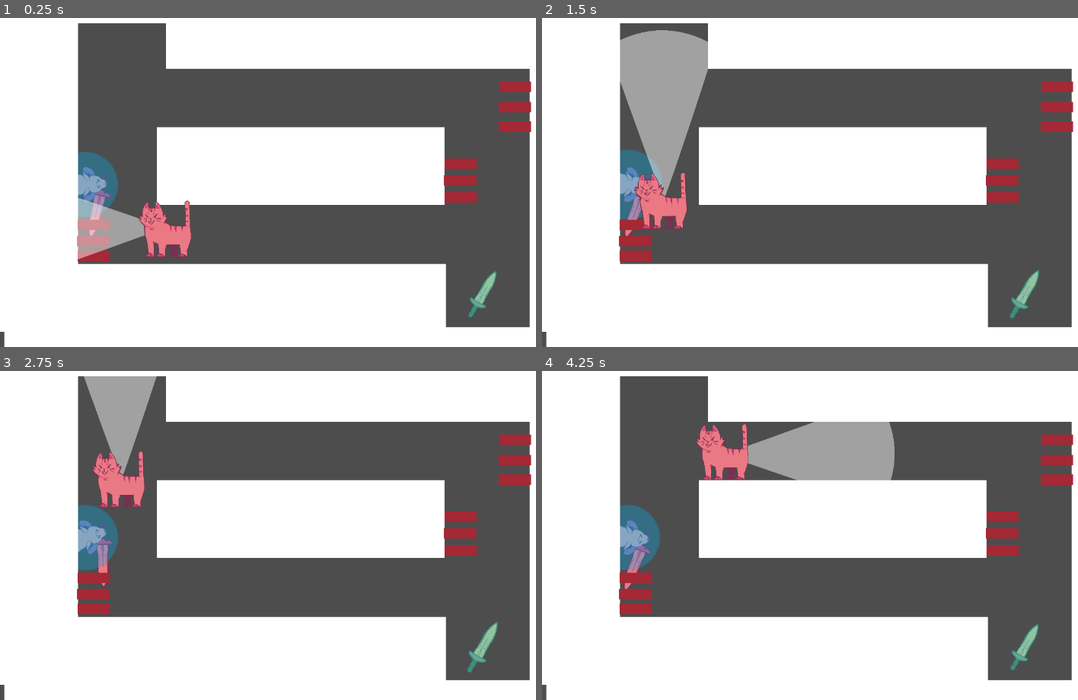
Above: before the commit, frames 1-4 (two rows, left to right).
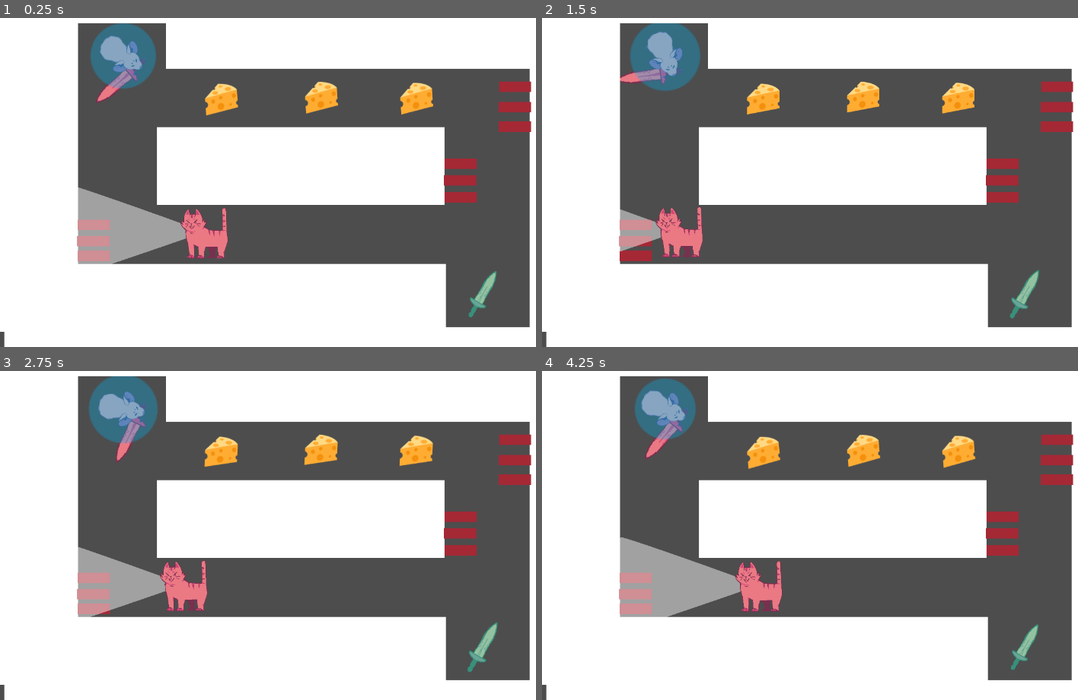
Above: after the commit, the same moments.

Repository: antimundo/rat-and-furrius
Game: Godot game, scene res://scenes/gameplay/levels/level_1.tscn
Two runs of this game, one before a commit and one after it. Both use one fixed random seed, a clock stepped at 60 frames per second and the inputs below. This scene is started directly instead of the project's main scene. Sound files missing from this copy of the repository are replaced by a short silence.
Inputs (mouse positions are in pixels of both pictures, inside the frame that each line leads up to):
- Up to frame 1 (0.25 s): no input
- Up to frame 2 (1.5 s): move the mouse to (981, 159) at 0.52 s; move the mouse to (724, 192) at 1.27 s
- Up to frame 3 (2.75 s): move the mouse to (364, 453) at 2.02 s
- Up to frame 4 (4.25 s): move the mouse to (815, 598) at 2.77 s; move the mouse to (1029, 581) at 3.52 s

The runs differ from the first frame. In frame 1, 7.1% of the frame differs, in the area x 14-81%, y 1-75%; in frame 2, 9.8%; in frame 3, 8.8%; in frame 4, 13%, in the area x 14-93%, y 2-91%.

Commit message:
Level Manager Update

Diff:
--- a/scenes/gameplay/level_manager.gd
+++ b/scenes/gameplay/level_manager.gd
@@ -15,6 +15,8 @@
 	propagate_call("connect_player_caught", [self])
 
 func _on_player_caught() -> void:
+	if OS.is_debug_build():
+		get_tree().reload_current_scene()
 	restart_level.emit(cheese_container)
 
 func _on_player_entered_goal() -> void:
--- a/scenes/gameplay/levels/level_0.tscn
+++ b/scenes/gameplay/levels/level_0.tscn
@@ -1,10 +1,10 @@
 [gd_scene load_steps=10 format=3 uid="uid://bcnimij4eaggj"]
 
-[ext_resource type="PackedScene" uid="uid://bijr1niobi180" path="res://scenes/gameplay/player.tscn" id="1_b3dob"]
+[ext_resource type="PackedScene" uid="uid://bijr1niobi180" path="res://scenes/gameplay/player/player.tscn" id="1_b3dob"]
 [ext_resource type="Script" path="res://scenes/gameplay/level_manager.gd" id="1_fgpct"]
 [ext_resource type="Texture2D" uid="uid://dkcvyxgemb5eo" path="res://assets/sprites/square.svg" id="2_0na1j"]
-[ext_resource type="PackedScene" uid="uid://xebbo3bo5tth" path="res://scenes/gameplay/goal.tscn" id="3_hc02h"]
-[ext_resource type="PackedScene" uid="uid://2gyekiekmnc4" path="res://scenes/gameplay/time_cheese.tscn" id="5_2eoy1"]
+[ext_resource type="PackedScene" uid="uid://xebbo3bo5tth" path="res://scenes/gameplay/props/goal.tscn" id="3_hc02h"]
+[ext_resource type="PackedScene" uid="uid://bxanlhtgoexvp" path="res://scenes/gameplay/props/time_cheese.tscn" id="5_2eoy1"]
 [ext_resource type="PackedScene" uid="uid://ccn4q36ow8uji" path="res://scenes/gameplay/weapons/weapon_pick.tscn" id="6_rty11"]
 [ext_resource type="PackedScene" uid="uid://b80k0bgl3c61d" path="res://scenes/gameplay/enemies/patrol_cat.tscn" id="7_l6135"]
 
--- a/scenes/gameplay/levels/level_1.tscn
+++ b/scenes/gameplay/levels/level_1.tscn
@@ -1,21 +1,21 @@
 [gd_scene load_steps=10 format=3 uid="uid://d1rlaax0lm88e"]
 
 [ext_resource type="Script" path="res://scenes/gameplay/level_manager.gd" id="1_wct6m"]
-[ext_resource type="PackedScene" uid="uid://bijr1niobi180" path="res://scenes/gameplay/player.tscn" id="2_6pa5f"]
+[ext_resource type="PackedScene" uid="uid://bijr1niobi180" path="res://scenes/gameplay/player/player.tscn" id="2_6pa5f"]
 [ext_resource type="Texture2D" uid="uid://dkcvyxgemb5eo" path="res://assets/sprites/square.svg" id="3_jty12"]
-[ext_resource type="PackedScene" uid="uid://xebbo3bo5tth" path="res://scenes/gameplay/goal.tscn" id="4_ev476"]
+[ext_resource type="PackedScene" uid="uid://xebbo3bo5tth" path="res://scenes/gameplay/props/goal.tscn" id="4_ev476"]
 [ext_resource type="PackedScene" uid="uid://ccn4q36ow8uji" path="res://scenes/gameplay/weapons/weapon_pick.tscn" id="5_iun8a"]
 [ext_resource type="PackedScene" uid="uid://b80k0bgl3c61d" path="res://scenes/gameplay/enemies/patrol_cat.tscn" id="6_afa0i"]
-[ext_resource type="PackedScene" uid="uid://2gyekiekmnc4" path="res://scenes/gameplay/time_cheese.tscn" id="7_wb8dv"]
+[ext_resource type="PackedScene" uid="uid://bxanlhtgoexvp" path="res://scenes/gameplay/props/time_cheese.tscn" id="7_wb8dv"]
 
 [sub_resource type="RectangleShape2D" id="RectangleShape2D_asw6l"]
 size = Vector2(64, 64)
 
 [sub_resource type="Curve2D" id="Curve2D_u5eg2"]
 _data = {
-"points": PackedVector2Array(0, 0, 0, 0, 0, 0, 0, 0, 0, 0, -81.98, 0, 0, 0, 0, 0, -82.4281, -175.08, 0, 0, 0, 0, 413.419, -174.441, 0, 0, 0, 0, 413.419, 1.27795, 0, 0, 0, 0, 0, 0)
+"points": PackedVector2Array(0, 0, 0, 0, 0, 0, 0, 0, 0, 0, -125.24, -1.91696, 0, 0, 0, 0, -133.096, -207.829, 0, 0, 0, 0, 392.171, -205.694, 0, 0, 0, 0, 433.452, 4.27045, 0, 0, 0, 0, 19.4254, 0.475037, 0, 0, 0, 0, 11.3747, 0.475037, 0, 0, 0, 0, 0, 0)
 }
-point_count = 6
+point_count = 8
 
 [node name="level_0" type="Node2D"]
 script = ExtResource("1_wct6m")
@@ -23,7 +23,7 @@
 [node name="Level" type="Node2D" parent="."]
 
 [node name="Player" parent="Level" instance=ExtResource("2_6pa5f")]
-position = Vector2(172, 378)
+position = Vector2(259, 107)
 
 [node name="Wall" type="Sprite2D" parent="Level"]
 position = Vector2(636.251, -107)
@@ -267,8 +267,8 @@
 current_weapon = 2
 
 [node name="PatrolCat" parent="Level" instance=ExtResource("6_afa0i")]
-position = Vector2(380, 473)
-scale = Vector2(1.565, 1.565)
+position = Vector2(459, 482)
+scale = Vector2(1.405, 1.405)
 curve = SubResource("Curve2D_u5eg2")
 speed = 80.0
 
